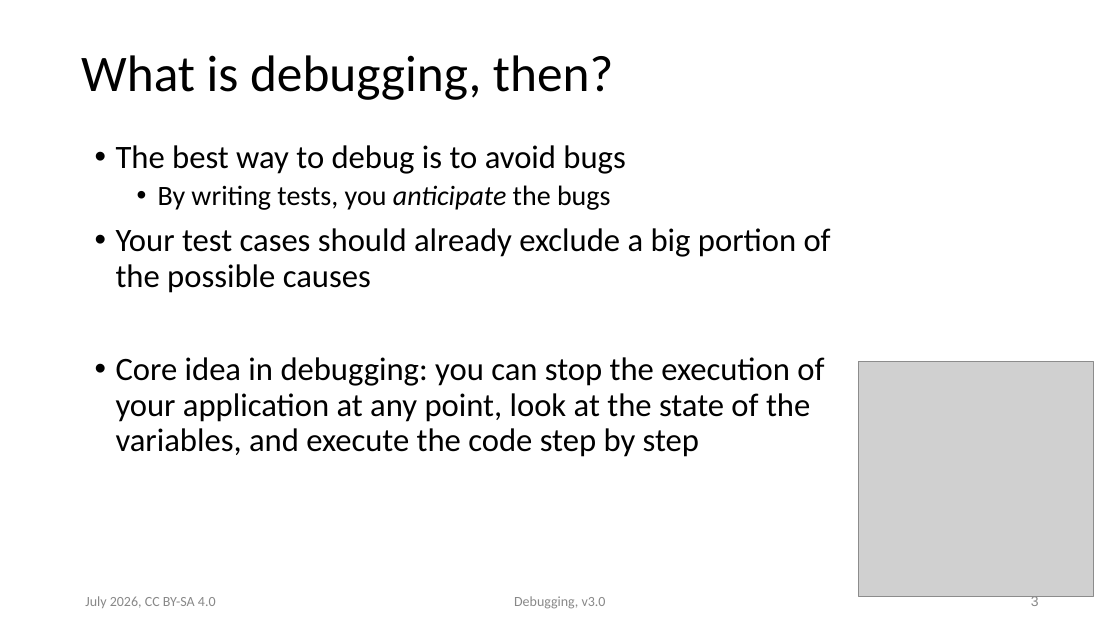
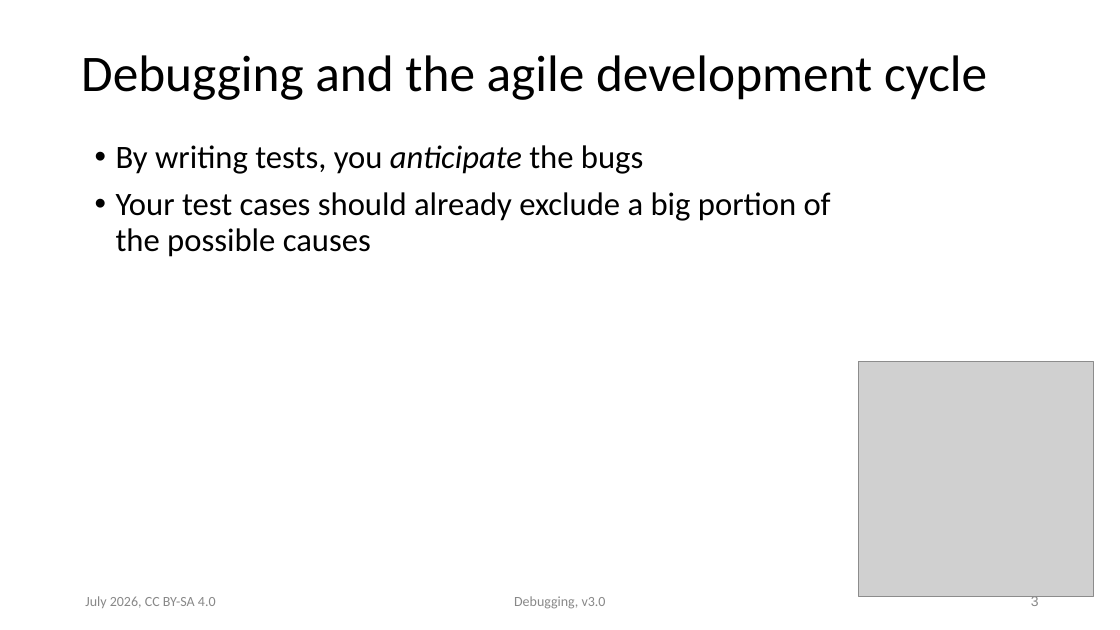
Before and after one commit to ASPP/testing_debugging_profiling, a slide deck: slide 3 of debugging.pptx. Drawn at 1120x630 pixels with LibreOffice and Linux fonts; fonts in the diff are those of the drawing; grey boxes stand for pictures. Boxes give left, top, right and bottom in pixels: in the first picture for what was removed or moved away, otherwise in the second. Text is boxed around its words. In the diff, an @@ line names an element or a change of style, - is before the commit and + after.

Commit message:
Debugging slides iteration (simplify)

```diff
--- a/debugging.pptx
+++ b/debugging.pptx
@@ title at box(81, 55, 987, 100): text changed @@
-What is debugging, then?
+Debugging and the agile development cycle
@@ text at box(116, 145, 625, 174): paragraph removed @@
-• The best way to debug is to avoid bugs
@@ text at box(116, 145, 643, 174): size 24 to 28 pt in "By writing tests, you anticipate the bugs"; list level 2 to 1 in "By writing tests, you anticipate ..." @@
@@ text at box(116, 357, 824, 457): paragraph removed @@
-• Core idea in debugging: you can stop the execution of your application at any point, look at the state of the variables, and execute the code step by step
```
Also in this commit, not shown: 5 other slides changed, 1 other file.
